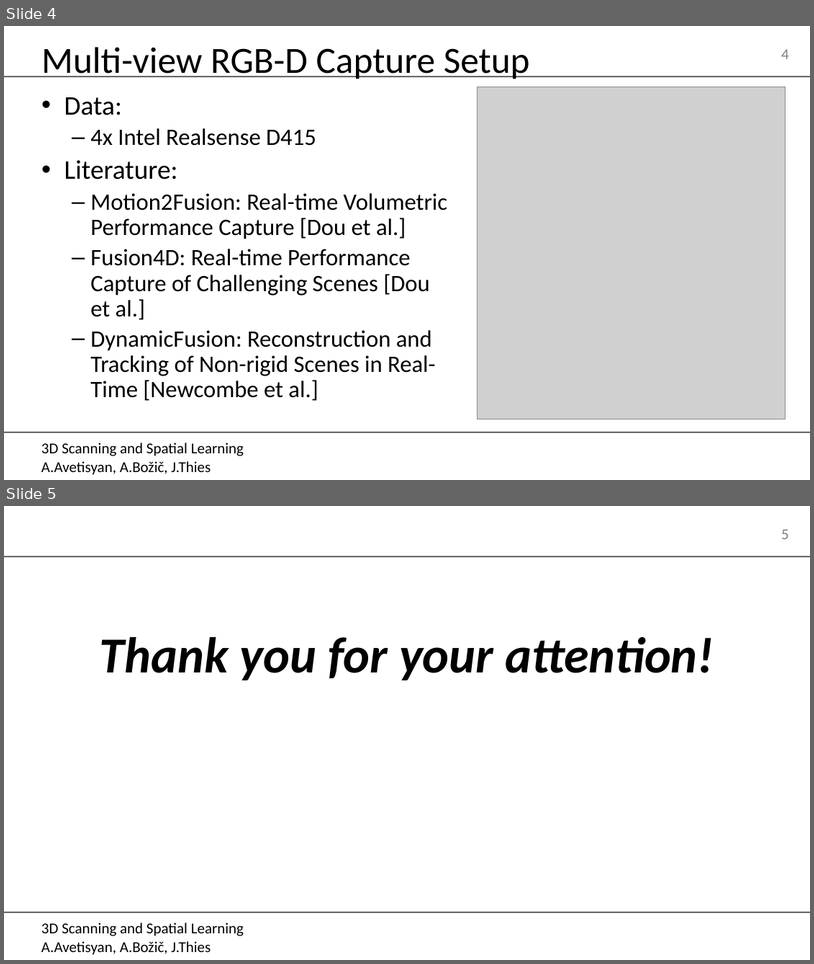
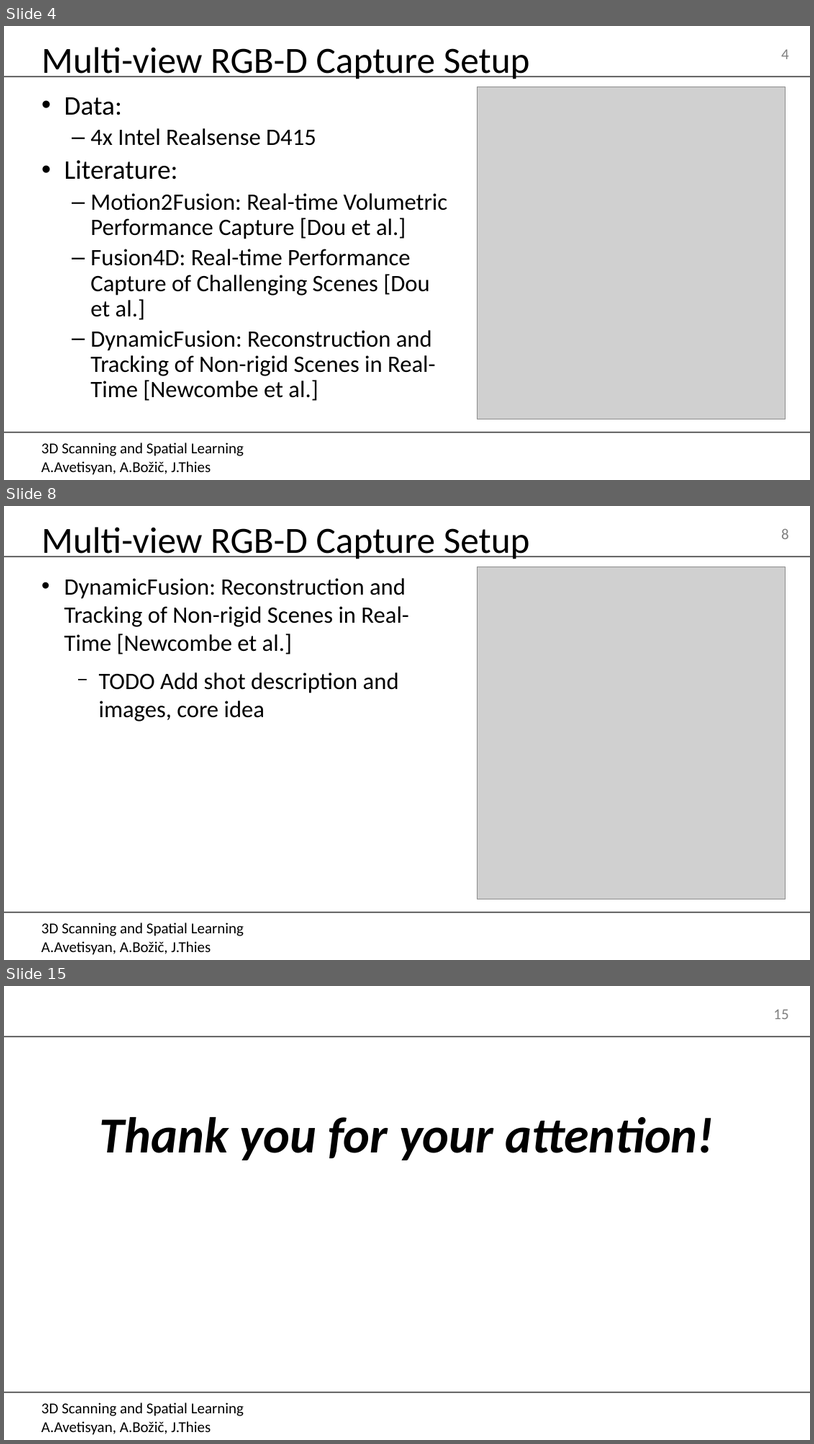
Before and after one commit to MarcelBruckner-TUMProjects/Volumetric-Fusion, a slide deck: Presentations/Presentation.odp. Shown one above the other, each under a label of ours: slides 4 and 5 before the commit, slides 4, 8 and 15 after it; the slides between them are not shown. The pictures are 814x964 and 814x1444 pixels, drawn with LibreOffice and Linux fonts; fonts in the diff are those of the drawing; grey boxes stand for pictures; background and template pictures are left out. Boxes give left, top, right and bottom in pixels: in the first picture for what was removed or moved away, otherwise in the second. Text is boxed around its words. In the diff, an @@ line names an element or a change of style, - is before the commit and + after.

```diff
--- a/Presentations/Presentation.odp
+++ b/Presentations/Presentation.odp
@@ slide 8 added at <box>4,506,810,960</box>, background #FFFFFF; not listed: 4 template elements that a slide beside it also shows @@
@@ title added at <box>41,527,530,559</box>, 44 pt, text #000000 @@
+Multi-view RGB-D Capture Setup
@@ picture added at <box>478,567,786,899</box> @@
@@ text added at <box>64,578,409,721</box>, 28 pt, text #000000 @@
+• DynamicFusion: Reconstruction and Tracking of Non-rigid Scenes in Real-Time [Newcombe et al.]
+  − TODO Add shot description and images, core idea
@@ what was slide 5 is now slide 15 @@
@@ page number at <box>774,1009,789,1019</box>: text changed @@
-5
+15
```
Also in this commit, not shown: 9 other slides added, 1 other file.
